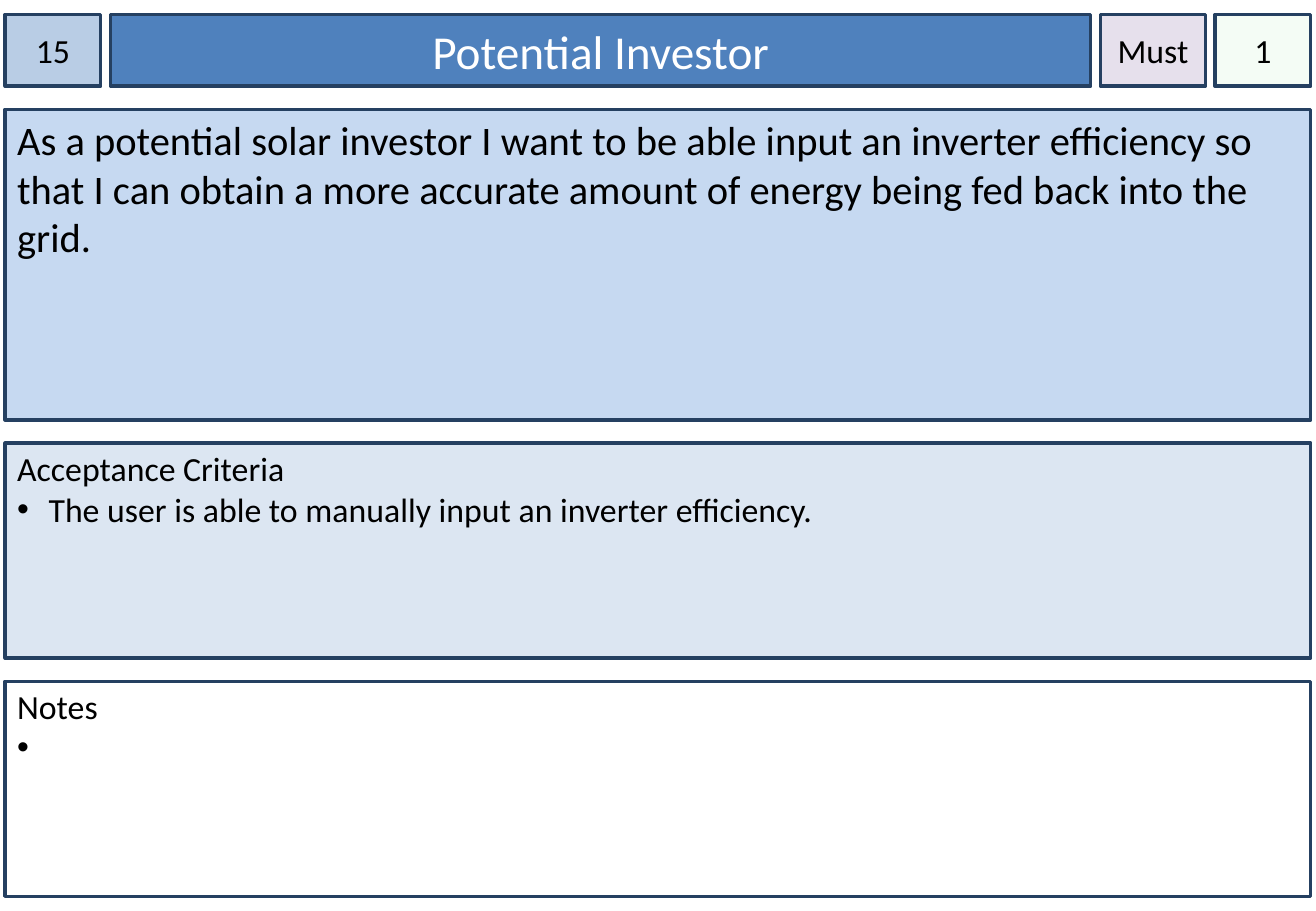
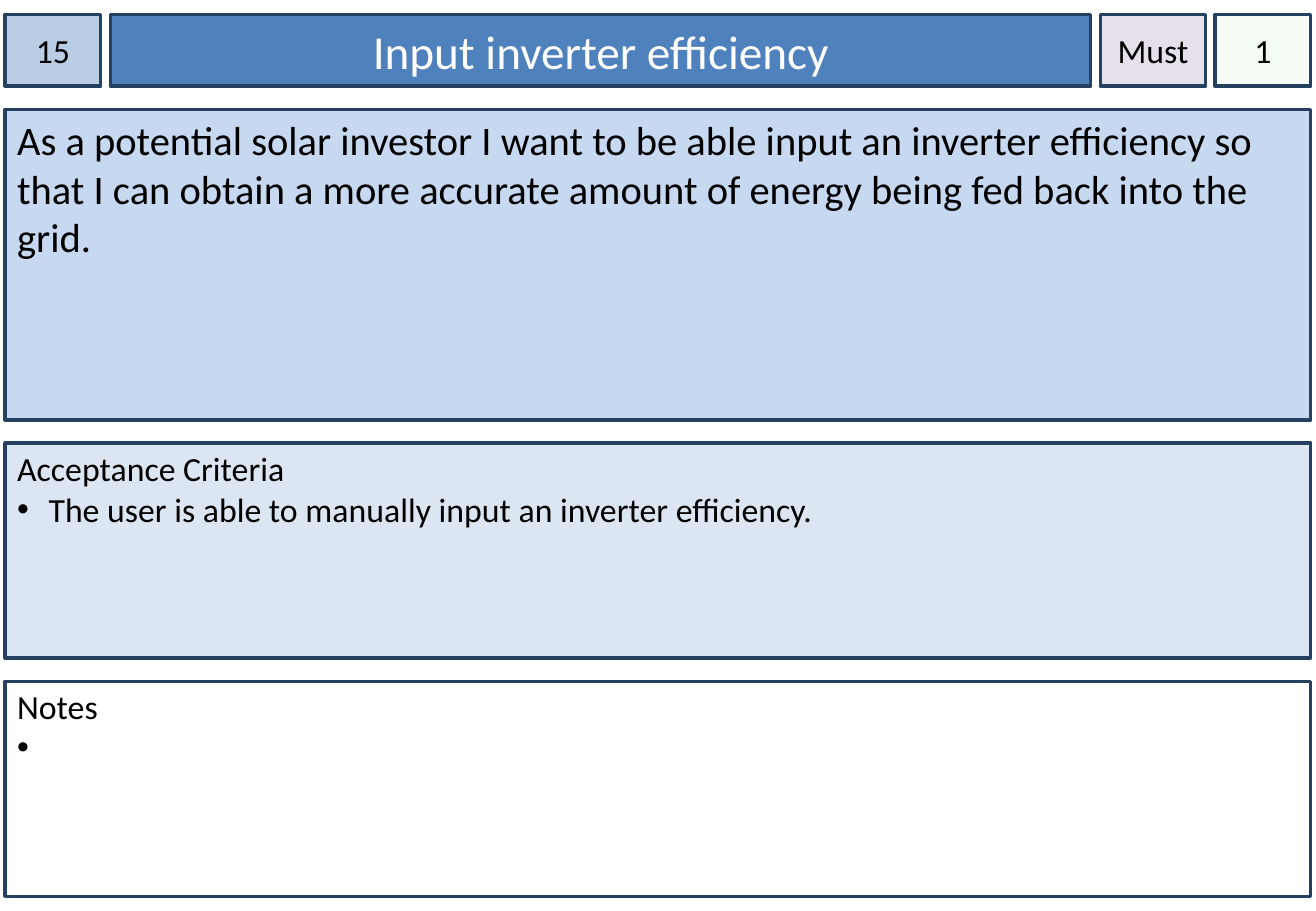
Before and after one commit to dkartaschew/anonymous-solarenergy, a slide deck: slide 15 of Documentation/User Stories.pptx. Drawn at 1316x911 pixels with LibreOffice and Linux fonts; fonts in the diff are those of the drawing. Boxes give left, top, right and bottom in pixels: in the first picture for what was removed or moved away, otherwise in the second. Text is boxed around its words. In the diff, an @@ line names an element or a change of style, - is before the commit and + after.

```diff
--- a/Documentation/User Stories.pptx
+++ b/Documentation/User Stories.pptx
@@ text in rectangle at (373, 36, 828, 77): text changed @@
-Potential Investor
+Input inverter efficiency
```
Also in this commit, not shown: 30 other slides changed, 1 other file.
